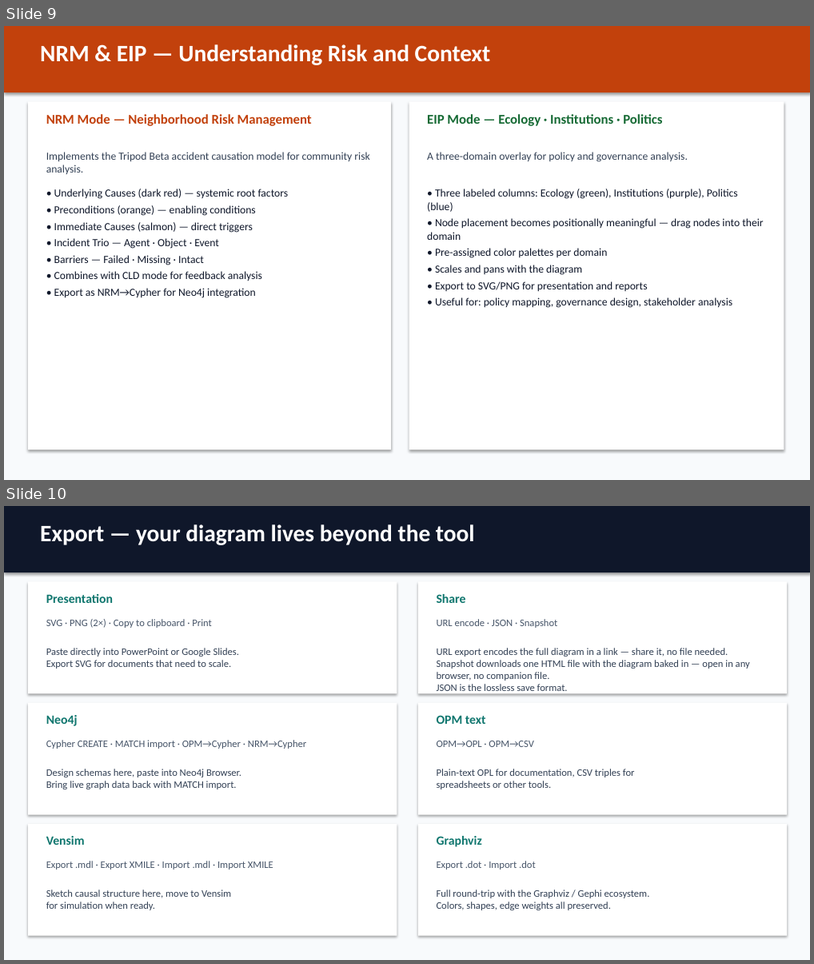
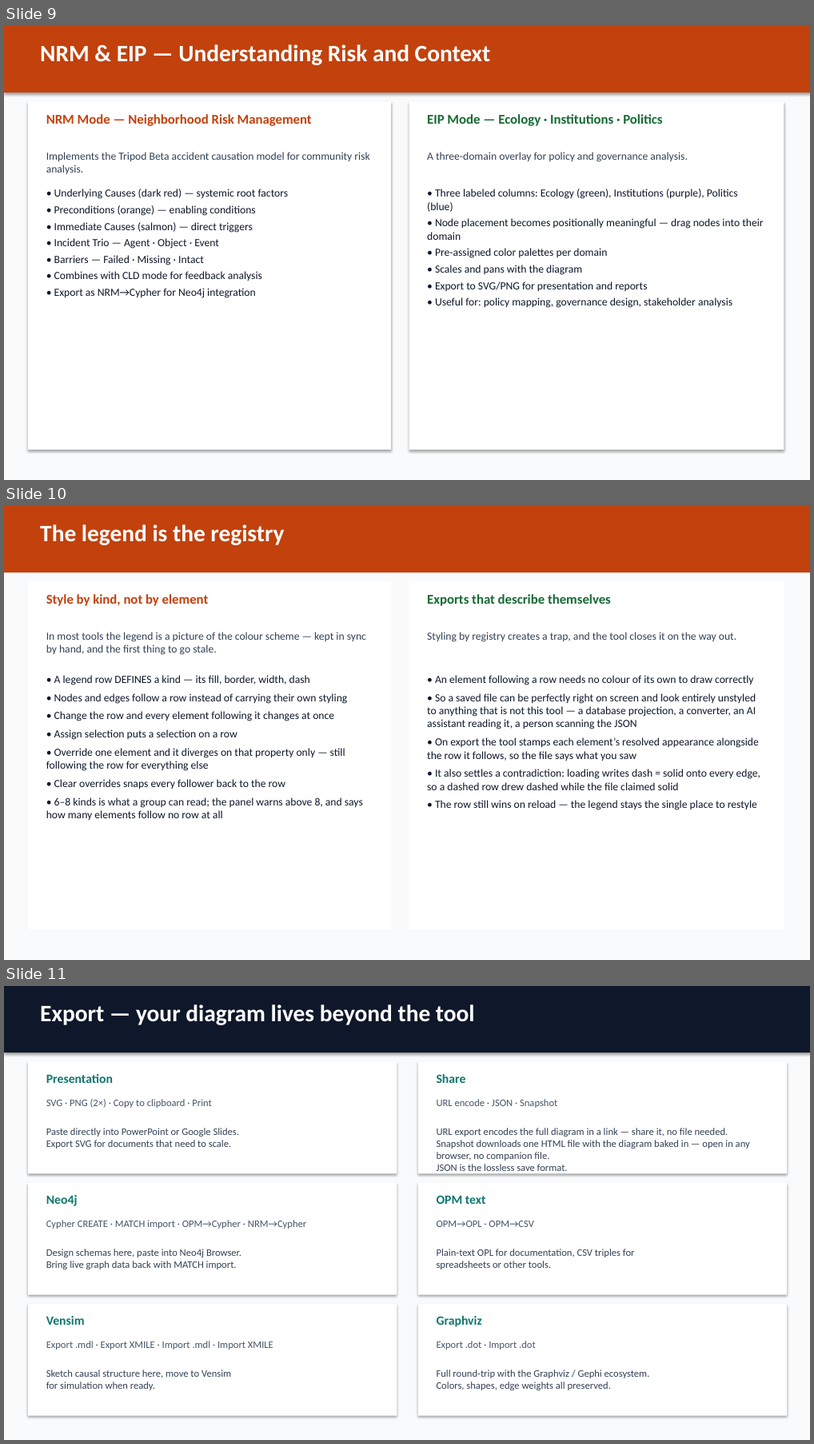
Before and after one commit to marpie1/rcn, a slide deck: tools/rcn-graph-tool-intro.pptx. Shown one above the other, each under a label of ours: slides 9 and 10 before the commit, slides 9, 10 and 11 after it. The pictures are 814x964 and 814x1444 pixels, drawn with LibreOffice and Linux fonts; fonts in the diff are those of the drawing. Boxes give left, top, right and bottom in pixels: in the first picture for what was removed or moved away, otherwise in the second. Text is boxed around its words. In the diff, an @@ line names an element or a change of style, - is before the commit and + after.

```diff
--- a/tools/rcn-graph-tool-intro.pptx
+++ b/tools/rcn-graph-tool-intro.pptx
@@ slide 10 added at (x1=4, y1=506, x2=810, y2=960), background #FFFFFF @@
@@ rectangle added at (x1=4, y1=506, x2=810, y2=960), fill #F8FAFC @@
@@ rectangle added at (x1=4, y1=506, x2=810, y2=572), fill #C2410C @@
@@ text added at (x1=40, y1=524, x2=284, y2=545), 28 pt, text #FFFFFF, bold @@
+The legend is the registry
@@ rectangle added at (x1=28, y1=582, x2=391, y2=929), fill #FFFFFF @@
@@ text added at (x1=46, y1=594, x2=209, y2=606), 16 pt, text #C2410C, bold @@
+Style by kind, not by element
@@ rectangle added at (x1=410, y1=582, x2=784, y2=929), fill #FFFFFF @@
@@ text added at (x1=427, y1=594, x2=611, y2=606), 16 pt, text #166A34, bold @@
+Exports that describe themselves
@@ text added at (x1=46, y1=632, x2=366, y2=655), 13 pt, text #334155 @@
+In most tools the legend is a picture of the colour scheme — kept in sync by hand, and the first thing to go stale.
@@ text added at (x1=427, y1=632, x2=737, y2=642), 13 pt, text #334155 @@
+Styling by registry creates a trap, and the tool closes it on the way out.
@@ text added at (x1=46, y1=675, x2=363, y2=820), 13 pt, text #0F172A @@
+• A legend row DEFINES a kind — its fill, border, width, dash
+• Nodes and edges follow a row instead of carrying their own styling
+• Change the row and every element following it changes at once
+• Assign selection puts a selection on a row
+• Override one element and it diverges on that property only — still following the row for everything else
+• Clear overrides snaps every follower back to the row
+• 6–8 kinds is what a group can read; the panel warns above 8, and says how many elements follow no row at all
@@ text added at (x1=427, y1=675, x2=761, y2=810), 13 pt, text #0F172A @@
+• An element following a row needs no colour of its own to draw correctly
+• So a saved file can be perfectly right on screen and look entirely unstyled to anything that is not this tool — a database projection, a converter, an AI assistant reading it, a person scanning the JSON
+• On export the tool stamps each element’s resolved appearance alongside the row it follows, so the file says what you saw
+• It also settles a contradiction: loading writes dash = solid onto every edge, so a dashed row drew dashed while the file claimed solid
+• The row still wins on reload — the legend stays the single place to restyle
@@ what was slide 10 is now slide 11 @@
```
Also in this commit, not shown: 8 other files.
